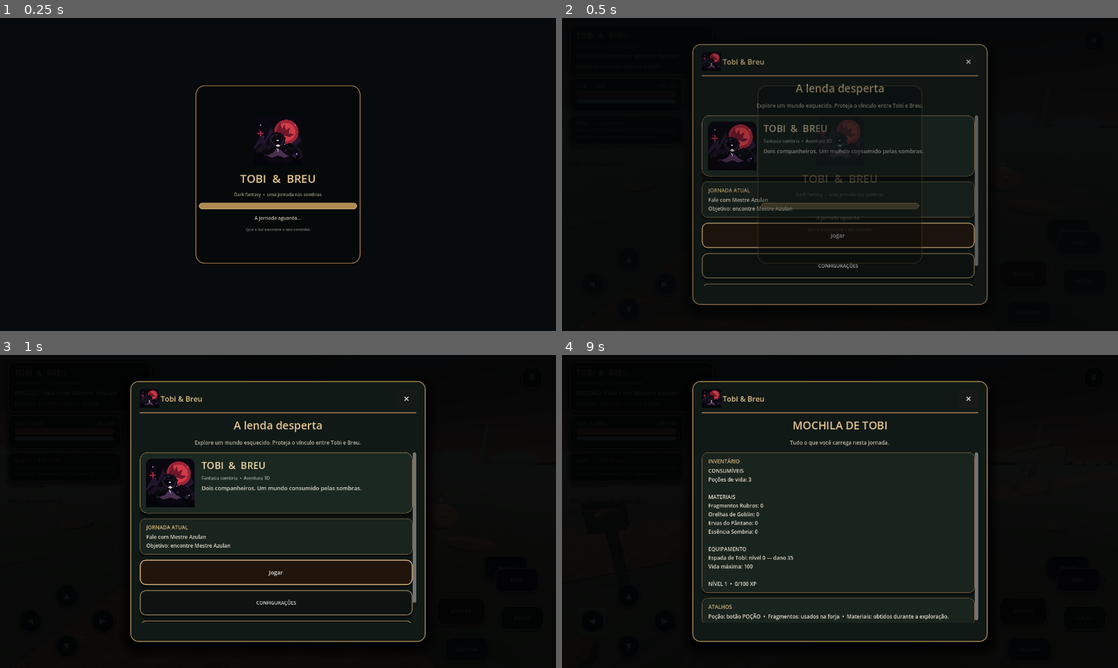
Above: before the commit, frames 1-4 (two rows, left to right).
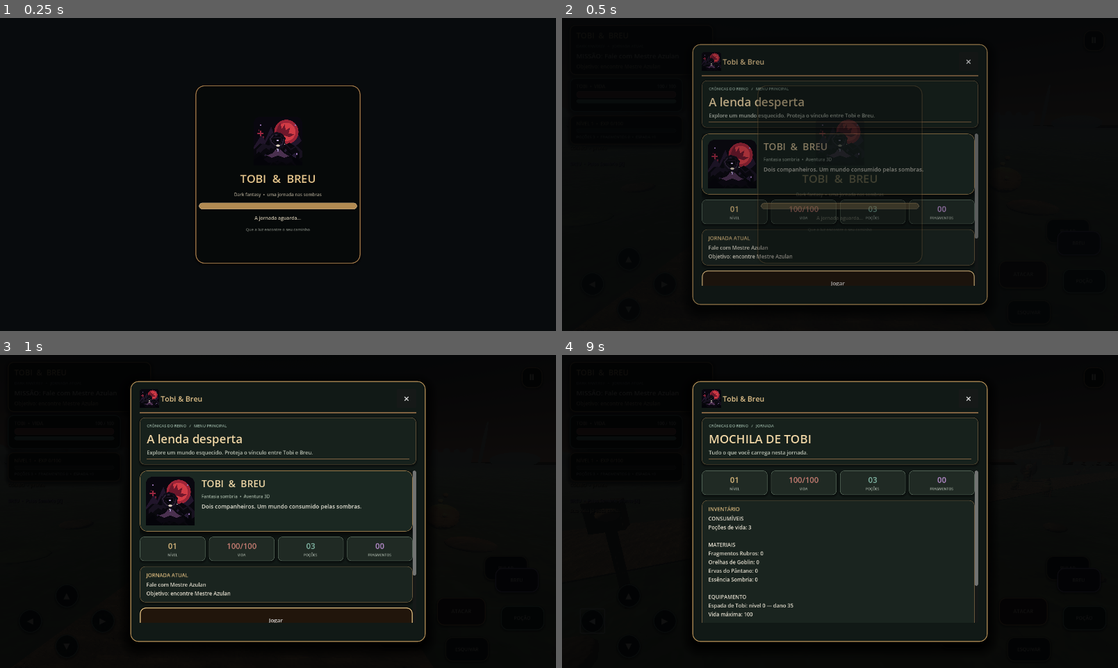
Above: after the commit, the same moments.

Repository: REALMLIFE-design/dark-fantasia-tobi-e-breu-
Game: Godot game, scene res://scenes/main.tscn
The game is run twice, just before and just after one commit, with the same random seed, the same clock (stepped at 60 frames per second) and the same inputs.
Inputs (mouse positions are in pixels of both pictures, inside the frame that each line leads up to):
- Up to frame 1 (0.25 s): no input
- Up to frame 2 (0.5 s): no input
- Up to frame 3 (1 s): click "CONFIGURAÇÕES" at 0.5 s
- Up to frame 4 (9 s): click "Jogar" at 1.25 s; click "▲" at 2 s; click "▼" at 2.75 s; click "◀" at 3.5 s; tap Enter at 4.25 s; move the mouse to (962, 495) at 4.27 s; hold D (move_right) 4.28-5 s; tap H (potion) at 4.35, 6.05, 7.35 s; click (962, 495) at 4.42 s; tap Space (jump) at 4.52, 7.52 s; drag from (728, 527) to (812, 574) at 5.02 s; move the mouse to (895, 442) at 5.77 s; hold D (move_right) 5.78-6.5 s; tap Q (dodge) at 5.85 s; drag from (812, 574) to (673, 464) at 6.52 s; move the mouse to (1006, 558) at 7.27 s; hold A (move_left) 7.28-8 s; drag from (673, 464) to (756, 433) at 8.02 s; move the mouse to (867, 511) at 8.77 s; hold S (move_back) from 8.78 s (still down); tap I at 8.85 s; click (867, 511) at 8.92 s

Frame 1 is identical in both runs. In frame 2, 5.4% of the frame differs, in the area x 25-75%, y 20-86%; in frame 3, 7.8%; in frame 4, 4.0%.

Commit message:
Deepen dark fantasy menu hierarchy and quest journal UI

Diff:
--- a/scripts/world.gd
+++ b/scripts/world.gd
@@ -1774,17 +1774,41 @@
 		menu_body.remove_child(child)
 		child.queue_free()
 	menu_feedback.text = ""
+	var header := PanelContainer.new()
+	header.name = "MenuPageHeader"
+	var header_style := _hud_button_style(Color("17211c"), Color("66563c"), 10)
+	header_style.set_border_width_all(1)
+	header_style.content_margin_left = 16.0
+	header_style.content_margin_right = 16.0
+	header_style.content_margin_top = 12.0
+	header_style.content_margin_bottom = 12.0
+	header.add_theme_stylebox_override("panel", header_style)
+	menu_body.add_child(header)
+	var header_box := VBoxContainer.new()
+	header_box.add_theme_constant_override("separation", 5)
+	header.add_child(header_box)
+	var eyebrow := Label.new()
+	eyebrow.text = "CRÔNICAS DO REINO   /   " + ("MENU PRINCIPAL" if page == "main" else "JORNADA")
+	eyebrow.add_theme_font_size_override("font_size", 9)
+	eyebrow.add_theme_color_override("font_color", Color("91aa9b"))
+	header_box.add_child(eyebrow)
 	var title := Label.new()
-	title.horizontal_alignment = HORIZONTAL_ALIGNMENT_CENTER
-	title.add_theme_font_size_override("font_size", 25)
-	title.add_theme_color_override("font_color", Color("e4c58e"))
-	menu_body.add_child(title)
+	title.horizontal_alignment = HORIZONTAL_ALIGNMENT_LEFT
+	title.add_theme_font_size_override("font_size", 27)
+	title.add_theme_color_override("font_color", Color("f0d8a7"))
+	title.add_theme_color_override("font_outline_color", Color("090d0b"))
+	title.add_theme_constant_override("outline_size", 2)
+	header_box.add_child(title)
 	var subtitle := Label.new()
-	subtitle.horizontal_alignment = HORIZONTAL_ALIGNMENT_CENTER
+	subtitle.horizontal_alignment = HORIZONTAL_ALIGNMENT_LEFT
 	subtitle.autowrap_mode = TextServer.AUTOWRAP_WORD_SMART
 	subtitle.add_theme_font_size_override("font_size", 12)
-	subtitle.add_theme_color_override("font_color", Color("b8b4a5"))
-	menu_body.add_child(subtitle)
+	subtitle.add_theme_color_override("font_color", Color("c0c7b9"))
+	header_box.add_child(subtitle)
+	var header_rule := ColorRect.new()
+	header_rule.custom_minimum_size = Vector2(0, 2)
+	header_rule.color = Color("806342")
+	header_box.add_child(header_rule)
 	var scroll := ScrollContainer.new()
 	scroll.name = "MenuPageScroll"
 	scroll.size_flags_vertical = Control.SIZE_EXPAND_FILL
@@ -1797,6 +1821,7 @@
 	scroll.add_child(content)
 	if page == "main":
 		_menu_add_hero(content)
+	_menu_add_stat_strip(content)
 	match page:
 		"main":
 			title.text = "A lenda desperta"
@@ -1865,10 +1890,17 @@
 		"quests":
 			title.text = "DIÁRIO DA JORNADA"
 			subtitle.text = "A história, os objetivos e os contratos registrados."
+			_menu_add_section_label(content, "CAPÍTULO ATUAL", "A missão que guia seus passos")
 			_menu_add_card(content, "OBJETIVO PRINCIPAL", quest_text + "\n" + (objective_label.text if is_instance_valid(objective_label) else "Sem objetivo ativo."))
-			_menu_add_card(content, "PROGRESSO", "Inimigos derrotados: %d\nCavaleiros Afogados: %d/3\nTotens purificados: %d/3\nLanternas do Bosque: %d/3\nBênção do Cervo: %s\nNível: %d  •  XP total: %d" % [defeated_count, river_knights_defeated, swamp_totems, whisper_lantern_ids.size(), "Recebida" if whisper_guardian_reward_claimed else "Pendente", _get_player_level(), xp])
+			_menu_add_section_label(content, "REGISTRO DE EXPLORAÇÃO", "Atividades opcionais e descobertas")
+			_menu_add_progress_row(content, "Cavaleiros Afogados", "Derrote os guardiões do Rio Prateado", river_knights_defeated, 3, Color("7da9ad"))
+			_menu_add_progress_row(content, "Totens Purificados", "Quebre os selos corrompidos do pântano", swamp_totems, 3, Color("c49a62"))
+			_menu_add_progress_row(content, "Lanternas do Bosque", "Acenda as três lanternas dos sussurros", whisper_lantern_ids.size(), 3, Color("83b9a7"))
+			var blessing_text := "Bênção recebida" if whisper_guardian_reward_claimed else "Converse com o Cervo Guardião após acender as lanternas"
+			_menu_add_card(content, "RECOMPENSA DO BOSQUE", blessing_text)
 			if guild_contract_started:
-				_menu_add_card(content, "CONTRATO DA GUILDA", "Selos recuperados: %d/3\nEstado: %s" % [guild_relic_ids.size(), "Concluído" if guild_contract_claimed else "Em andamento"])
+				_menu_add_progress_row(content, "Contrato da Guilda", "Recupere os selos antigos", guild_relic_ids.size(), 3, Color("c49a62"))
+				_menu_add_card(content, "ESTADO DO CONTRATO", "Concluído" if guild_contract_claimed else "Em andamento")
 		"map":
 			title.text = "ATLAS DO MUNDO"
 			subtitle.text = "Regiões e marcos conhecidos de Tobi e Breu."
@@ -1896,6 +1928,103 @@
 			content.add_child(sensitivity_value)
 			_menu_add_card(content, "CONTROLES", "Mover: direcional esquerdo\nCâmera: arraste no lado direito\nAtacar: ATACAR  •  Pular: PULAR\nEsquivar: ESQUIVAR  •  Interagir: INTERAGIR\nPoção: POÇÃO  •  Breu: BREU")
 			_menu_add_button(content, "SALVAR CONFIGURAÇÕES", _save_settings, true)
+
+
+func _menu_add_stat_strip(parent: Control) -> void:
+	var strip := HBoxContainer.new()
+	strip.name = "JourneyStatStrip"
+	strip.add_theme_constant_override("separation", 8)
+	parent.add_child(strip)
+	var level := _get_player_level()
+	_menu_add_stat_tile(strip, "NÍVEL", "%02d" % level, Color("d8b77c"))
+	_menu_add_stat_tile(strip, "VIDA", "%d/%d" % [player.hp, player.max_hp], Color("c77d72"))
+	_menu_add_stat_tile(strip, "POÇÕES", "%02d" % potions, Color("83b9a7"))
+	_menu_add_stat_tile(strip, "FRAGMENTOS", "%02d" % shards, Color("b58bcb"))
+
+
+func _menu_add_stat_tile(parent: Control, caption: String, value: String, accent: Color) -> void:
+	var tile := PanelContainer.new()
+	tile.size_flags_horizontal = Control.SIZE_EXPAND_FILL
+	var tile_style := _hud_button_style(Color("202a24"), Color("596c5d"), 9)
+	tile_style.set_border_width_all(1)
+	tile_style.content_margin_left = 8.0
+	tile_style.content_margin_right = 8.0
+	tile_style.content_margin_top = 8.0
+	tile_style.content_margin_bottom = 8.0
+	tile.add_theme_stylebox_override("panel", tile_style)
+	parent.add_child(tile)
+	var stack := VBoxContainer.new()
+	stack.add_theme_constant_override("separation", 2)
+	tile.add_child(stack)
+	var number := Label.new()
+	number.text = value
+	number.horizontal_alignment = HORIZONTAL_ALIGNMENT_CENTER
+	number.add_theme_font_size_override("font_size", 18)
+	number.add_theme_color_override("font_color", accent)
+	stack.add_child(number)
+	var name := Label.new()
+	name.text = caption
+	name.horizontal_alignment = HORIZONTAL_ALIGNMENT_CENTER
+	name.add_theme_font_size_override("font_size", 8)
+	name.add_theme_color_override("font_color", Color("aeb9ad"))
+	stack.add_child(name)
+
+
+func _menu_add_section_label(parent: Control, kicker: String, caption: String) -> void:
+	var group := VBoxContainer.new()
+	group.add_theme_constant_override("separation", 2)
+	parent.add_child(group)
+	var label := Label.new()
+	label.text = kicker
+	label.add_theme_font_size_override("font_size", 9)
+	label.add_theme_color_override("font_color", Color("c49a62"))
+	group.add_child(label)
+	var detail := Label.new()
+	detail.text = caption
+	detail.add_theme_font_size_override("font_size", 11)
+	detail.add_theme_color_override("font_color", Color("b9c4b8"))
+	group.add_child(detail)
+
+
+func _menu_add_progress_row(parent: Control, heading: String, detail: String, current: int, target: int, accent: Color) -> void:
+	var card := PanelContainer.new()
+	var style := _hud_button_style(Color("19231e"), Color("526457"), 10)
+	style.set_border_width_all(1)
+	style.content_margin_left = 13.0
+	style.content_margin_right = 13.0
+	style.content_margin_top = 10.0
+	style.content_margin_bottom = 10.0
+	card.add_theme_stylebox_override("panel", style)
+	parent.add_child(card)
+	var stack := VBoxContainer.new()
+	stack.add_theme_constant_override("separation", 5)
+	card.add_child(stack)
+	var heading_row := HBoxContainer.new()
+	stack.add_child(heading_row)
+	var title := Label.new()
+	title.text = heading
+	title.size_flags_horizontal = Control.SIZE_EXPAND_FILL
+	title.add_theme_font_size_override("font_size", 12)
+	title.add_theme_color_override("font_color", Color("e5d7bd"))
+	heading_row.add_child(title)
+	var count := Label.new()
+	count.text = "%d / %d" % [mini(current, target), target]
+	count.add_theme_font_size_override("font_size", 11)
+	count.add_theme_color_override("font_color", accent)
+	heading_row.add_child(count)
+	var note := Label.new()
+	note.text = detail
+	note.add_theme_font_size_override("font_size", 10)
+	note.add_theme_color_override("font_color", Color("9eaa9f"))
+	stack.add_child(note)
+	var progress := ProgressBar.new()
+	progress.custom_minimum_size = Vector2(0, 9)
+	progress.max_value = maxi(1, target)
+	progress.value = clampi(current, 0, target)
+	progress.show_percentage = false
+	progress.add_theme_stylebox_override("background", _hud_bar_style(Color("303a33")))
+	progress.add_theme_stylebox_override("fill", _hud_bar_style(accent))
+	stack.add_child(progress)
 
 
 func _menu_add_hero(parent: Control) -> void:
